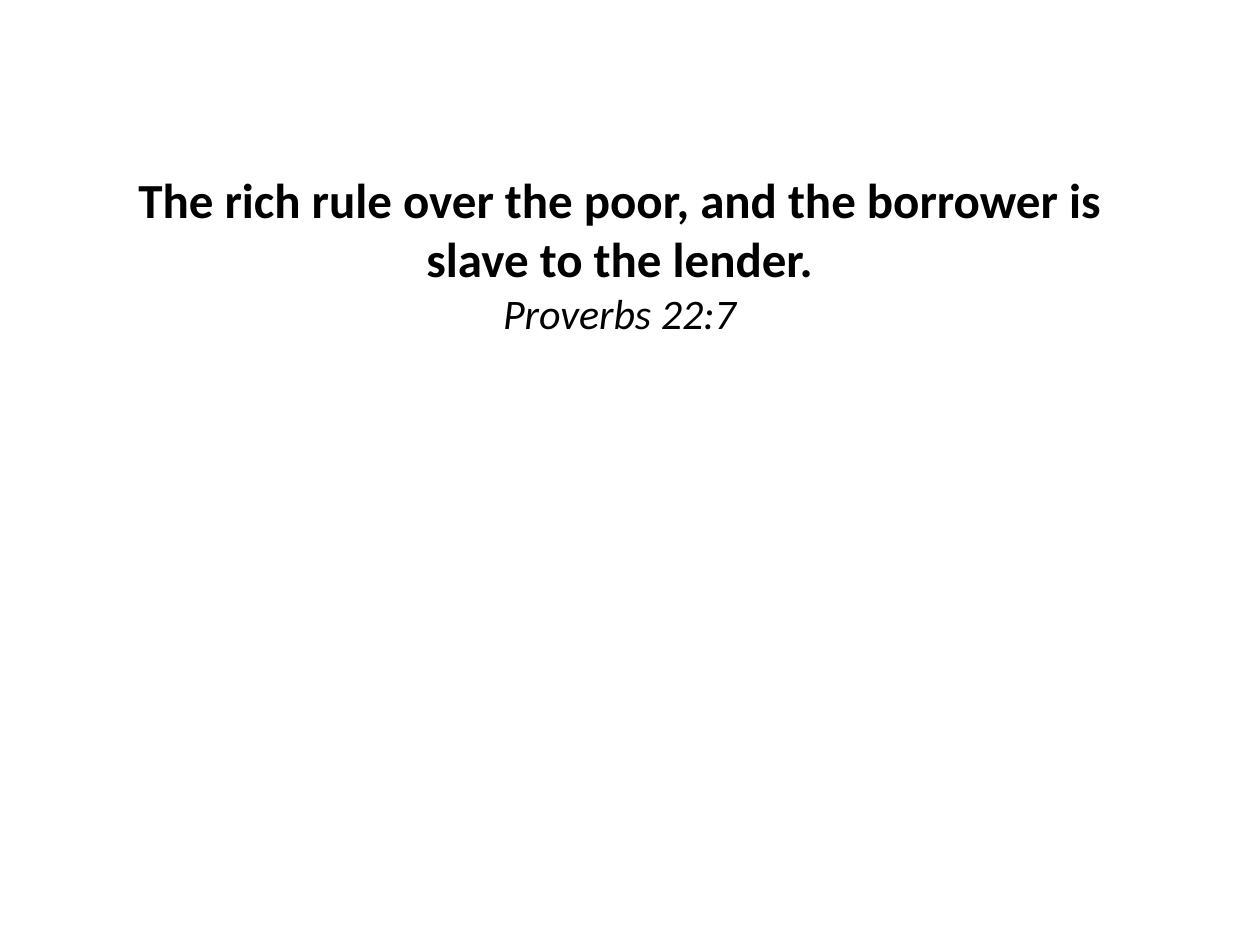
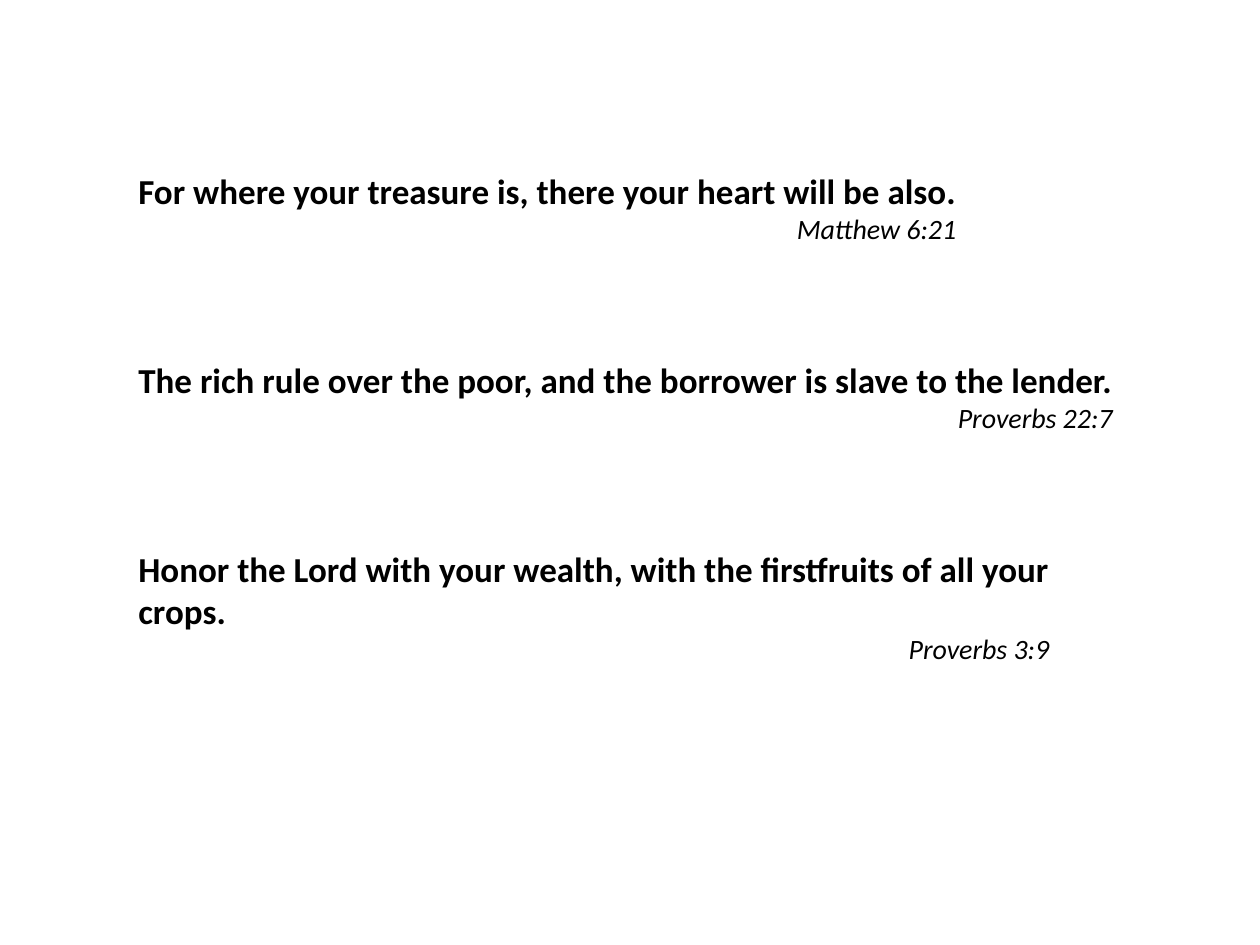
Before and after one commit to Delpen9/Argentina-Inflation, a slide deck: slide 1 of argentina_analysis_presentation.pptx (slide 3 before the commit). Drawn at 1260x945 pixels with LibreOffice and Linux fonts; fonts in the diff are those of the drawing. Boxes give left, top, right and bottom in pixels: in the first picture for what was removed or moved away, otherwise in the second. Text is boxed around its words. In the diff, an @@ line names an element or a change of style, - is before the commit and + after.

```diff
--- a/argentina_analysis_presentation.pptx
+++ b/argentina_analysis_presentation.pptx
@@ text added at box(138, 179, 956, 240), 20 pt, text #000000, bold @@
+For where your treasure is, there your heart will be also.
+Matthew 6:21
@@ text "The rich rule over the ...": place and size @@
-text "The rich rule over the ..." at box(138, 183, 1101, 330)
+text "The rich rule over the ..." at box(138, 368, 1113, 429)
@@ text "The rich rule over the ..." at box(138, 368, 1113, 429): size 28 to 20 pt in "The rich rule over the poor, and ..."; size 24 to 16 pt in "Proverbs 22:7"; alignment centre to left; alignment centre to right @@
@@ text added at box(138, 557, 1050, 660), 20 pt, text #000000, bold @@
+Honor the Lord with your wealth, with the firstfruits of all your crops.
+Proverbs 3:9
```
Also in this commit, not shown: 1 slide added, 2 slides removed, 1 other file.
